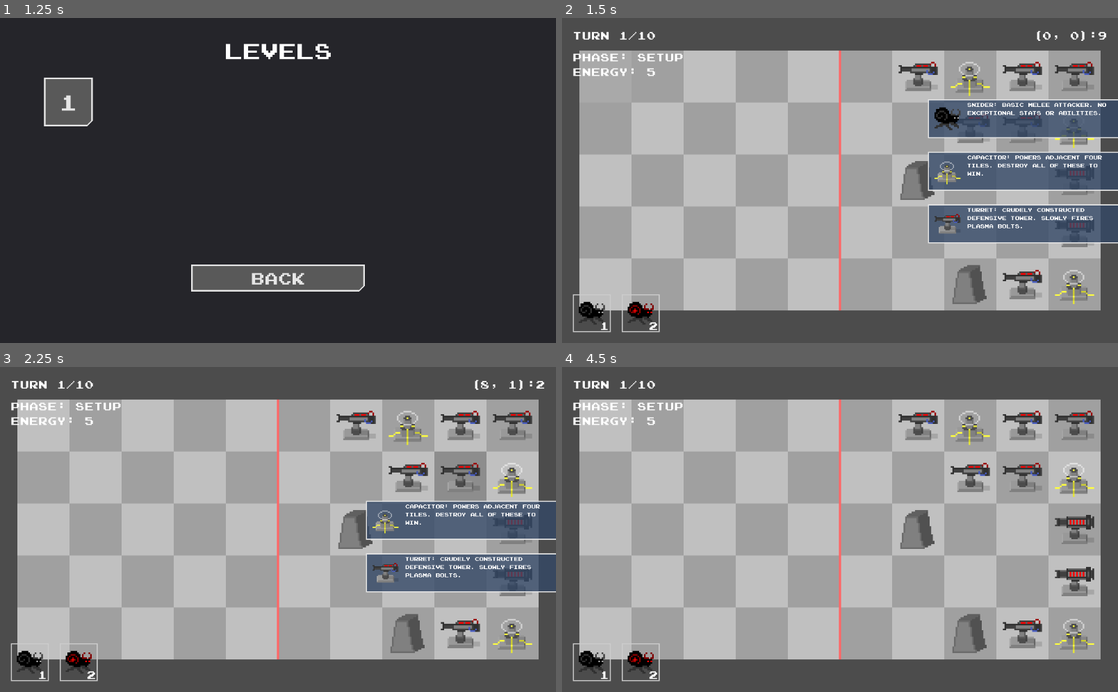
Above: before the commit, frames 1-4 (two rows, left to right).
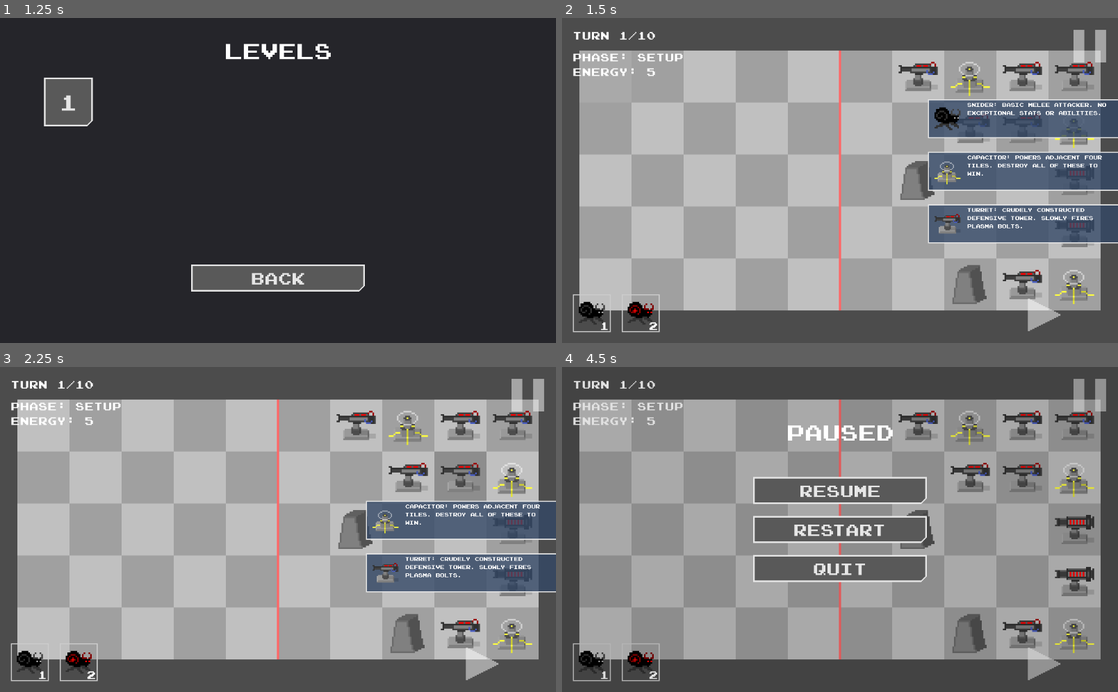
Above: after the commit, the same moments.

Repository: Exospud/Ephemera
Game: Godot game, scene res://screens/title/TitleScreen.tscn
Two runs of this game, one before a commit and one after it. Both use one fixed random seed, a clock stepped at 60 frames per second and the inputs below.
Inputs (mouse positions are in pixels of both pictures, inside the frame that each line leads up to):
- Up to frame 1 (1.25 s): click "Play" at 0.5 s
- Up to frame 2 (1.5 s): click "1" at 1.25 s
- Up to frame 3 (2.25 s): click "Snider: Basic melee attacker.…" at 2 s
- Up to frame 4 (4.5 s): click "Capacitor: Powers adjacent fo…" at 2.75 s; click "Turret: Crudely constructed d…" at 3.5 s; click (1090, 396) at 4.27 s

Frame 1 is identical in both runs. In frame 2, 0.8% of the frame differs, in the area x 83-98%, y 3-97%; in frame 3, 0.8%; in frame 4, 9.4%, in the area x 2-98%, y 3-97%.

Commit message:
Added play/stop/pause HUD buttons

Diff:
--- /dev/null
+++ b/assets/ui/image_button/GameButton.gd
@@ -0,0 +1,35 @@
+extends Button
+
+
+enum SpriteGroup {PLAY, STOP, PAUSED}
+
+export(SpriteGroup) var sprite_group
+
+onready var _stage := $"/root/PlayScreen/Stage"
+
+
+func _ready():
+	_set_sprite(0, sprite_group)
+
+
+func _set_sprite(var x: int, var y: int):
+	$Sprite.region_rect.position.x = x*32
+	$Sprite.region_rect.position.y = y*32
+
+
+func _on_mouse_enter():
+	_set_sprite(1, sprite_group)
+	_stage.can_place = false
+
+
+func _on_mouse_exit():
+	_set_sprite(0, sprite_group)
+	_stage.can_place = true
+
+
+func _on_button_down():
+	_set_sprite(2, sprite_group)
+
+
+func _on_button_up():
+	_set_sprite(1, sprite_group)
--- /dev/null
+++ b/assets/ui/image_button/GameButton.tscn
@@ -0,0 +1,37 @@
+[gd_scene load_steps=4 format=2]
+
+[ext_resource path="res://assets/ui/empty.tres" type="StyleBox" id=1]
+[ext_resource path="res://assets/ui/image_button/game_buttons.png" type="Texture" id=2]
+[ext_resource path="res://assets/ui/image_button/GameButton.gd" type="Script" id=3]
+
+[node name="GameButton" type="Button"]
+margin_left = -32.0
+margin_top = -32.0
+margin_right = 32.0
+margin_bottom = 32.0
+focus_mode = 0
+custom_styles/hover = ExtResource( 1 )
+custom_styles/pressed = ExtResource( 1 )
+custom_styles/focus = ExtResource( 1 )
+custom_styles/disabled = ExtResource( 1 )
+custom_styles/normal = ExtResource( 1 )
+enabled_focus_mode = 0
+script = ExtResource( 3 )
+__meta__ = {
+"_edit_lock_": true
+}
+
+[node name="Sprite" type="Sprite" parent="."]
+scale = Vector2( 2, 2 )
+texture = ExtResource( 2 )
+centered = false
+region_enabled = true
+region_rect = Rect2( 0, 0, 32, 32 )
+__meta__ = {
+"_edit_lock_": true
+}
+
+[connection signal="button_down" from="." to="." method="_on_button_down"]
+[connection signal="button_up" from="." to="." method="_on_button_up"]
+[connection signal="mouse_entered" from="." to="." method="_on_mouse_enter"]
+[connection signal="mouse_exited" from="." to="." method="_on_mouse_exit"]
--- a/assets/ui/image_button/UnitButton.gd
+++ b/assets/ui/image_button/UnitButton.gd
@@ -5,7 +5,7 @@
 export var label_text := ""
 export(Properties.Units) var spawn : int
 
-onready var _stage := $"../../../Stage"
+onready var _stage := $"/root/PlayScreen/Stage"
 
 
 # Called when the node enters the scene tree for the first time.
--- a/assets/ui/intro_slide/IntroSlide.gd
+++ b/assets/ui/intro_slide/IntroSlide.gd
@@ -5,7 +5,7 @@
 export var label_text := ""
 export var despawn_time := 30
 
-onready var _stage := $"../../../Stage"
+onready var _stage := $"/root/PlayScreen/Stage"
 
 
 # Called when the node enters the scene tree for the first time.
--- a/game/stage/Map.gd
+++ b/game/stage/Map.gd
@@ -2,7 +2,6 @@
 
 
 onready var _camera : Camera2D = $"../Camera"
-onready var _tile_info : Label = $"../../HUD/TileInfo"
 onready var _tile_hover := $TileHover
 
 
@@ -15,14 +14,6 @@
 func _update_hover():
 	var mouse_cell = get_mouse_cell()
 	_set_tile_hover(mouse_cell)
-
-	if is_valid_cell(mouse_cell):
-		var tileset_cell = get_cell_autotile_coord(mouse_cell.x, mouse_cell.y);
-		var tile_id = tileset_cell.y * 4 + tileset_cell.x
-		_tile_info.text = str(mouse_cell) + ":" + str(tile_id)
-
-	else:
-		_tile_info.text = ""
 
 
 ## Moves the tile hover to the given cell, and sets visibility accordingly
--- a/game/stage/Stage.gd
+++ b/game/stage/Stage.gd
@@ -7,6 +7,8 @@
 onready var _turn_label : Label = $"../HUD/TurnLabel"
 onready var _time_label : Label = $"../HUD/TimeLabel"
 onready var _select_buttons := $"../HUD/SelectButtons"
+onready var _play_button := $"../HUD/PlayButton"
+onready var _stop_button := $"../HUD/StopButton"
 onready var _end_timer : Timer = $EndTimer
 
 var turn_number : int = 0
@@ -29,7 +31,7 @@
 
 	time_elapsed = _level.base_turn_duration
 	_end_timer.set_paused(true)
-	_end_turn()
+	end_turn()
 
 
 ## Called every frame. 'delta' is the elapsed time since the previous frame.
@@ -42,10 +44,10 @@
 			_attempt_spawn()
 
 	if Input.is_action_just_pressed("ui_accept"):
-		_start_turn() if setup_phase else _end_turn()
+		start_turn() if setup_phase else end_turn()
 
 
-# Check members of entity groups
+## Check members of entity groups
 func _check_groups():
 	# The level is considered won if all towers are destroyed
 	if get_tree().get_nodes_in_group("powered").empty():
@@ -53,7 +55,7 @@
 
 	# End the current turn if no friendly units remain
 	if get_tree().get_nodes_in_group(str(Entity.Alignment.FRIENDLY)).empty():
-		_end_turn()
+		end_turn()
 
 
 func _attempt_spawn():
@@ -85,25 +87,30 @@
 		_time_label.text = "Phase: Attack"
 		time_elapsed += delta
 		if time_elapsed > time_limit:
-			_end_turn()
+			end_turn()
 		_time_label.text += "\nSeconds Left: " + str(ceil(time_limit - time_elapsed))
 
 
 ## If possible, ends the setup phase and starts the current turn
-func _start_turn():
+func start_turn():
 	if not setup_phase:
 		return
 
 	setup_phase = false
+	_play_button.visible = false
+	_stop_button.visible = true
 
 	for e in get_tree().get_nodes_in_group("entities"):
 		e.on_turn_start()
 
 
 ## If possible, completes the current turn and advances the current game by one turn if possible
-func _end_turn():
+func end_turn():
 	if setup_phase:
 		return
+
+	_play_button.visible = true
+	_stop_button.visible = false
 
 	for e in get_tree().get_nodes_in_group("entities"):
 		e.on_turn_end()
--- /dev/null
+++ b/screens/play/HUD.gd
@@ -0,0 +1,16 @@
+extends CanvasLayer
+
+
+onready var _stage := $"../Stage"
+
+
+func _toggle_pause():
+	$PauseMenu.toggle_pause()
+
+
+func _on_play_pressed():
+	_stage.start_turn()
+
+
+func _on_stop_pressed():
+	_stage.end_turn()
--- /dev/null
+++ b/screens/play/HUD.tscn
@@ -0,0 +1,76 @@
+[gd_scene load_steps=7 format=2]
+
+[ext_resource path="res://screens/play/PauseMenu.tscn" type="PackedScene" id=1]
+[ext_resource path="res://assets/ui/TextLabel.tscn" type="PackedScene" id=2]
+[ext_resource path="res://assets/ui/image_button/GameButton.tscn" type="PackedScene" id=3]
+[ext_resource path="res://screens/play/HUD.gd" type="Script" id=4]
+[ext_resource path="res://screens/play/SelectButtons.gd" type="Script" id=5]
+[ext_resource path="res://assets/fonts/LabelFont.tres" type="DynamicFont" id=8]
+
+[node name="HUD" type="CanvasLayer"]
+script = ExtResource( 4 )
+
+[node name="TurnLabel" parent="." instance=ExtResource( 2 )]
+margin_left = 20.0
+margin_top = 20.0
+grow_horizontal = 1
+grow_vertical = 1
+custom_fonts/font = ExtResource( 8 )
+text = "Turn ??/??"
+align = 0
+valign = 0
+
+[node name="TimeLabel" parent="." instance=ExtResource( 2 )]
+margin_left = 20.0
+margin_top = 60.0
+grow_horizontal = 1
+grow_vertical = 1
+custom_fonts/font = ExtResource( 8 )
+text = "Seconds Left: ??"
+align = 0
+valign = 0
+
+[node name="SelectButtons" type="Control" parent="."]
+anchor_right = 1.0
+anchor_bottom = 1.0
+script = ExtResource( 5 )
+__meta__ = {
+"_edit_lock_": true
+}
+
+[node name="PlayButton" parent="." instance=ExtResource( 3 )]
+anchor_left = 1.0
+anchor_top = 1.0
+anchor_right = 1.0
+anchor_bottom = 1.0
+margin_left = -168.0
+margin_top = -84.0
+margin_right = -104.0
+margin_bottom = -20.0
+
+[node name="StopButton" parent="." instance=ExtResource( 3 )]
+anchor_left = 1.0
+anchor_top = 1.0
+anchor_right = 1.0
+anchor_bottom = 1.0
+margin_left = -84.0
+margin_top = -84.0
+margin_right = -20.0
+margin_bottom = -20.0
+sprite_group = 1
+
+[node name="PauseButton" parent="." instance=ExtResource( 3 )]
+anchor_left = 1.0
+anchor_right = 1.0
+margin_left = -84.0
+margin_top = 20.0
+margin_right = -20.0
+margin_bottom = 84.0
+sprite_group = 2
+
+[node name="PauseMenu" parent="." instance=ExtResource( 1 )]
+visible = false
+
+[connection signal="pressed" from="PlayButton" to="." method="_on_play_pressed"]
+[connection signal="pressed" from="StopButton" to="." method="_on_stop_pressed"]
+[connection signal="pressed" from="PauseButton" to="." method="_toggle_pause"]
--- a/screens/play/PauseMenu.gd
+++ b/screens/play/PauseMenu.gd
@@ -4,22 +4,22 @@
 ## Called every frame. 'delta' is the elapsed time since the previous frame.
 func _process(delta):
 	if Input.is_action_just_pressed("ui_cancel"):
-		_toggle_pause()
+		toggle_pause()
 
 
 ## Toggles the pause state of the game and the visibility of the pause modal
-func _toggle_pause():
+func toggle_pause():
 	get_tree().paused = not get_tree().paused
 	visible = get_tree().paused
 
 
 ## Resets all progress and unpauses the game
 func _reset_stage():
-	_toggle_pause()
+	toggle_pause()
 	get_tree().reload_current_scene()
 
 
 ## Quits the game and returns to the title screen
 func _to_title():
-	_toggle_pause()
+	toggle_pause()
 	get_tree().change_scene("res://screens/select/LevelSelectScreen.tscn")
--- a/screens/play/PauseMenu.tscn
+++ b/screens/play/PauseMenu.tscn
@@ -46,6 +46,6 @@
 anchor_bottom = 0.62
 text = "Quit"
 
-[connection signal="pressed" from="ResumeButton" to="." method="_toggle_pause"]
+[connection signal="pressed" from="ResumeButton" to="." method="toggle_pause"]
 [connection signal="pressed" from="RestartButton" to="." method="_reset_stage"]
 [connection signal="pressed" from="QuitButton" to="." method="_to_title"]
--- a/screens/play/PlayScreen.tscn
+++ b/screens/play/PlayScreen.tscn
@@ -1,10 +1,7 @@
-[gd_scene load_steps=6 format=2]
+[gd_scene load_steps=3 format=2]
 
-[ext_resource path="res://screens/play/PauseMenu.tscn" type="PackedScene" id=1]
-[ext_resource path="res://assets/fonts/LabelFont.tres" type="DynamicFont" id=2]
-[ext_resource path="res://assets/ui/TextLabel.tscn" type="PackedScene" id=3]
+[ext_resource path="res://screens/play/HUD.tscn" type="PackedScene" id=1]
 [ext_resource path="res://game/stage/Stage.tscn" type="PackedScene" id=4]
-[ext_resource path="res://screens/play/SelectButtons.gd" type="Script" id=6]
 
 [node name="PlayScreen" type="Node2D"]
 __meta__ = {
@@ -13,44 +10,4 @@
 
 [node name="Stage" parent="." instance=ExtResource( 4 )]
 
-[node name="HUD" type="CanvasLayer" parent="."]
-
-[node name="TurnLabel" parent="HUD" instance=ExtResource( 3 )]
-margin_left = 20.0
-margin_top = 20.0
-grow_horizontal = 1
-grow_vertical = 1
-custom_fonts/font = ExtResource( 2 )
-text = "Turn ??/??"
-
-[node name="TimeLabel" parent="HUD" instance=ExtResource( 3 )]
-margin_left = 20.0
-margin_top = 60.0
-grow_horizontal = 1
-grow_vertical = 1
-custom_fonts/font = ExtResource( 2 )
-text = "Seconds Left: ??"
-align = 0
-
-[node name="TileInfo" parent="HUD" instance=ExtResource( 3 )]
-anchor_left = 1.0
-anchor_right = 1.0
-margin_left = -20.0
-margin_top = 20.0
-margin_right = -20.0
-margin_bottom = 44.0
-grow_horizontal = 0
-grow_vertical = 1
-custom_fonts/font = ExtResource( 2 )
-text = ""
-
-[node name="SelectButtons" type="Control" parent="HUD"]
-anchor_right = 1.0
-anchor_bottom = 1.0
-script = ExtResource( 6 )
-__meta__ = {
-"_edit_lock_": true
-}
-
-[node name="PauseMenu" parent="HUD" instance=ExtResource( 1 )]
-visible = false
+[node name="HUD" parent="." instance=ExtResource( 1 )]
Binary file added: assets/ui/image_button/game_buttons.png
Not shown, added: assets/ui/image_button/game_buttons.png.import
